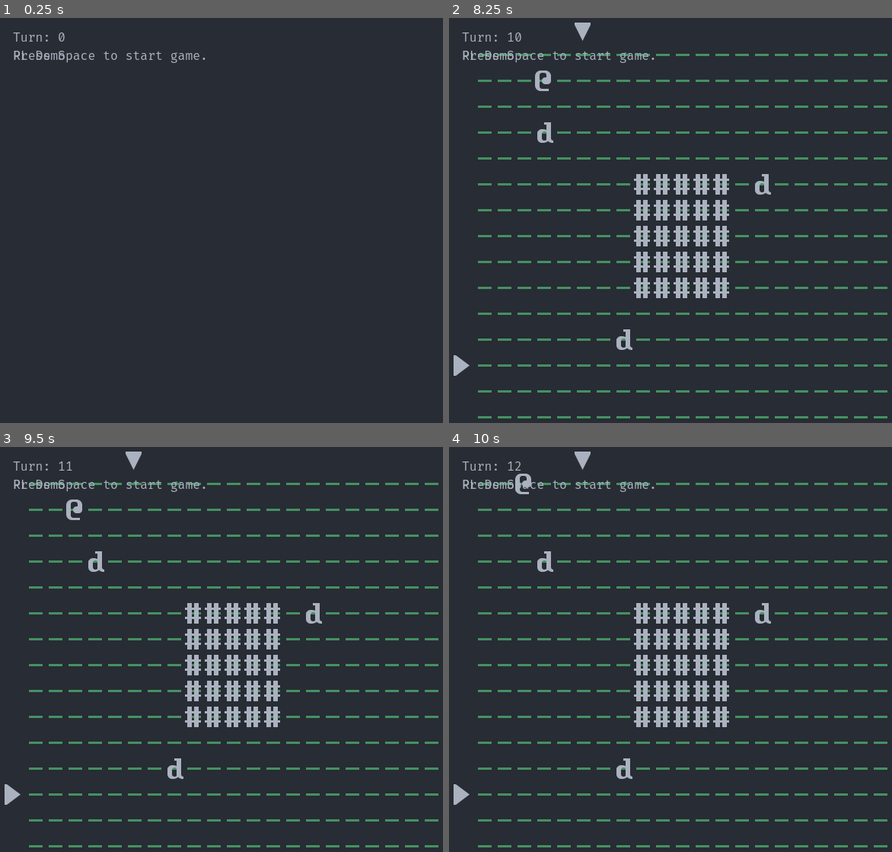
Above: before the commit, frames 1-4 (two rows, left to right).
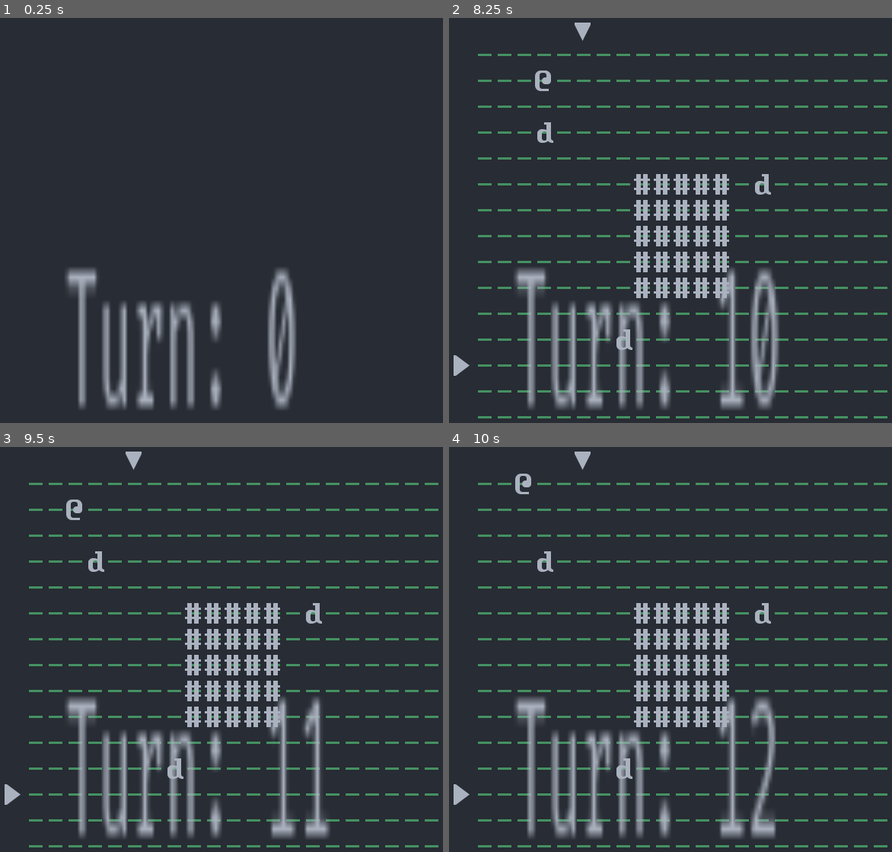
Above: after the commit, the same moments.

Repository: NekkidBear/GodotRoguelikeTutorial
Game: Godot game, scene res://scene/main/main_scene.tscn
Same seed, same stepped clock (60 frames per second), same inputs: the game is played once before the commit and once after it.
Inputs:
- Up to frame 1 (0.25 s): no input
- Up to frame 2 (8.25 s): tap Space (init_world) at 0.5, 0.6, 1.25, 1.35, 2, 2.1, 2.75, 2.85, 3.5, 3.6, 4.25, 4.35, 5.1, 5.85, 6.6, 7.35, 8.1 s; hold Right (move_right) 0.53-1.28 s; hold Down (move_down) 1.28-2.03 s; hold Right (move_right) 2.03-2.78 s; hold Up (move_up) 2.78-3.53 s; hold Left (move_left) 3.53-5.03 s; hold Down (move_down) 5.03-5.78 s; hold Right (move_right) 5.78-6.53 s; hold Up (move_up) 6.53-7.28 s; hold Right (move_right) 7.28-8.03 s; hold Down (move_down) from 8.03 s (still down)
- Up to frame 3 (9.5 s): release Down (move_down) at 8.78 s; hold Left (move_left) from 8.78 s (still down); tap Space (init_world) at 8.85 s
- Up to frame 4 (10 s): release Left (move_left) at 9.53 s; hold Up (move_up) from 9.53 s (still down); tap Space (init_world) at 9.6 s

The runs differ from the first frame. In frame 1, 6.3% of the frame differs, in the area x 2-67%, y 3-97%; in frame 2, 7.1%, in the area x 2-75%, y 3-97%; in frame 3, 6.4%; in frame 4, 6.6%.
Error before the commit: Invalid access to property or key 'position' on a base object of type 'Nil'. (res://scene/main/EnemyAI.gd:25)
Error after the commit: Invalid access to property or key 'global_position' on a base object of type 'Nil'. (res://scene/main/EnemyAI.gd:25)

Commit message:
correct global position in EnemyAI

Diff:
--- a/scene/gui/main_gui.tscn
+++ b/scene/gui/main_gui.tscn
@@ -5,6 +5,7 @@
 [ext_resource type="Script" path="res://scene/gui/SidebarVBox.gd" id="2_s2n33"]
 
 [node name="MainGUI" type="MarginContainer"]
+scale = Vector2(4.44574, 14.6632)
 
 [node name="MainHBox" type="HBoxContainer" parent="."]
 layout_mode = 2
--- a/scene/main/EnemyAI.gd
+++ b/scene/main/EnemyAI.gd
@@ -22,8 +22,8 @@
 
 
 func _pc_is_close(source: Sprite2D, target: Sprite2D) -> bool:
-	var source_pos: Array = _new_ConvertCoord.vector_to_array(source.position)
-	var target_pos: Array = _new_ConvertCoord.vector_to_array(target.position)
+	var source_pos: Array = _new_ConvertCoord.vector_to_array(source.global_position)
+	var target_pos: Array = _new_ConvertCoord.vector_to_array(target.global_position)
 	var delta_x: int = abs(source_pos[0] - target_pos[0]) as int
 	var delta_y: int = abs(source_pos[1] - target_pos[1]) as int
 
--- a/scene/main/main_scene.tscn
+++ b/scene/main/main_scene.tscn
@@ -13,31 +13,31 @@
 script/source = "extends Node2D
 
 func _ready():
-    # Ensure nodes are available before setting references
-    if $PCMove and $Schedule and $DungeonBoard:
-        $PCMove._ref_Schedule = $Schedule
-        $EnemyAI._ref_Schedule = $Schedule
-        $PCMove._ref_DungeonBoard = $DungeonBoard
+	# Ensure nodes are available before setting references
+	if $PCMove and $Schedule and $DungeonBoard:
+		$PCMove._ref_Schedule = $Schedule
+		$EnemyAI._ref_Schedule = $Schedule
+		$PCMove._ref_DungeonBoard = $DungeonBoard
 
-        # Set references for PCAttack
-        if $PCAttack and $RemoveObject:
-            $PCAttack._ref_DungeonBoard = $DungeonBoard
-            $PCAttack._ref_Schedule = $Schedule
-            $PCAttack._ref_RemoveObject = $RemoveObject
+		# Set references for PCAttack
+		if $PCAttack and $RemoveObject:
+			$PCAttack._ref_DungeonBoard = $DungeonBoard
+			$PCAttack._ref_Schedule = $Schedule
+			$PCAttack._ref_RemoveObject = $RemoveObject
 
-        # Connect InitWorld signals
-        if $InitWorld:
-            $InitWorld.connect(\"sprite_created\", $PCMove._on_InitWorld_sprite_created)
-            $InitWorld.connect(\"sprite_created\", $Schedule._on_InitWorld_sprite_created)
-            $InitWorld.connect(\"sprite_created\", $DungeonBoard._on_InitWorld_sprite_created)
+		# Connect InitWorld signals
+		if $InitWorld:
+			$InitWorld.connect(\"sprite_created\", $PCMove._on_InitWorld_sprite_created)
+			$InitWorld.connect(\"sprite_created\", $Schedule._on_InitWorld_sprite_created)
+			$InitWorld.connect(\"sprite_created\", $DungeonBoard._on_InitWorld_sprite_created)
 
-        # Connect Schedule signals
-        if $Schedule:
-            $Schedule.connect(\"turn_started\", $PCMove._on_Schedule_turn_started)
-            $Schedule.connect(\"turn_started\", $EnemyAI._on_Schedule_turn_started)
-            $Schedule.connect(\"turn_started\", $MainGUI/SidebarVBox._on_Schedule_turn_started)
-    else:
-        print(\"One or more nodes are not available in the scene tree.\")
+		# Connect Schedule signals
+		if $Schedule:
+			$Schedule.connect(\"turn_started\", $PCMove._on_Schedule_turn_started)
+			$Schedule.connect(\"turn_started\", $EnemyAI._on_Schedule_turn_started)
+			$Schedule.connect(\"turn_started\", $MainGUI/SidebarVBox._on_Schedule_turn_started)
+	else:
+		print(\"One or more nodes are not available in the scene tree.\")
 "
 
 [node name="MainScene" type="Node2D"]
